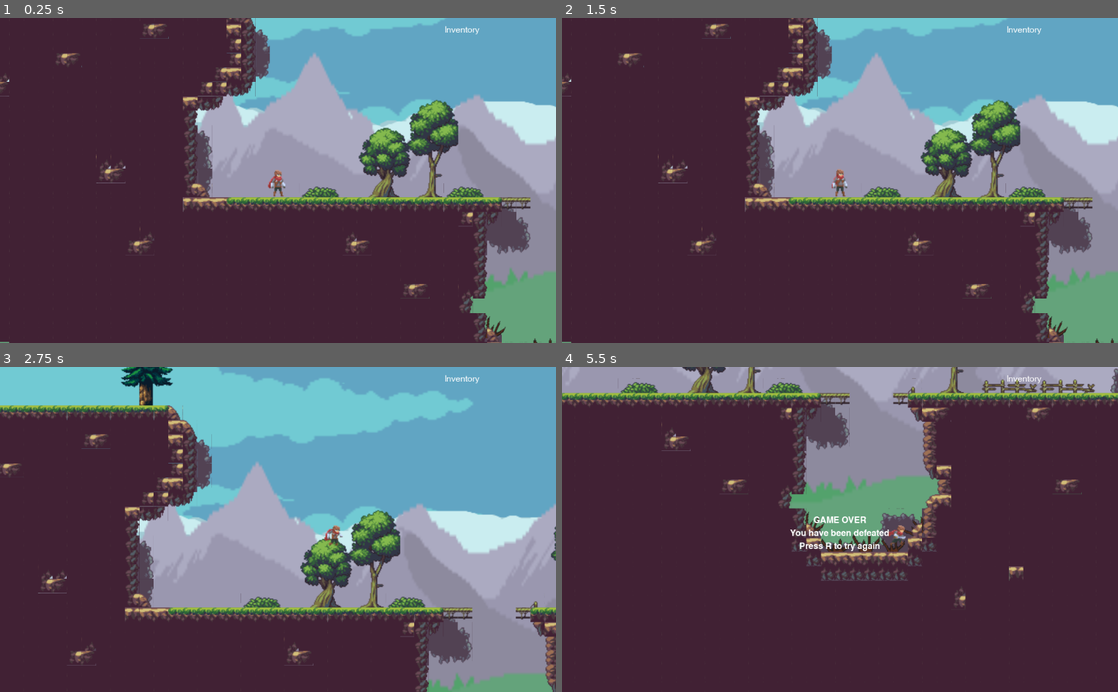
Above: before the commit, frames 1-4 (two rows, left to right).
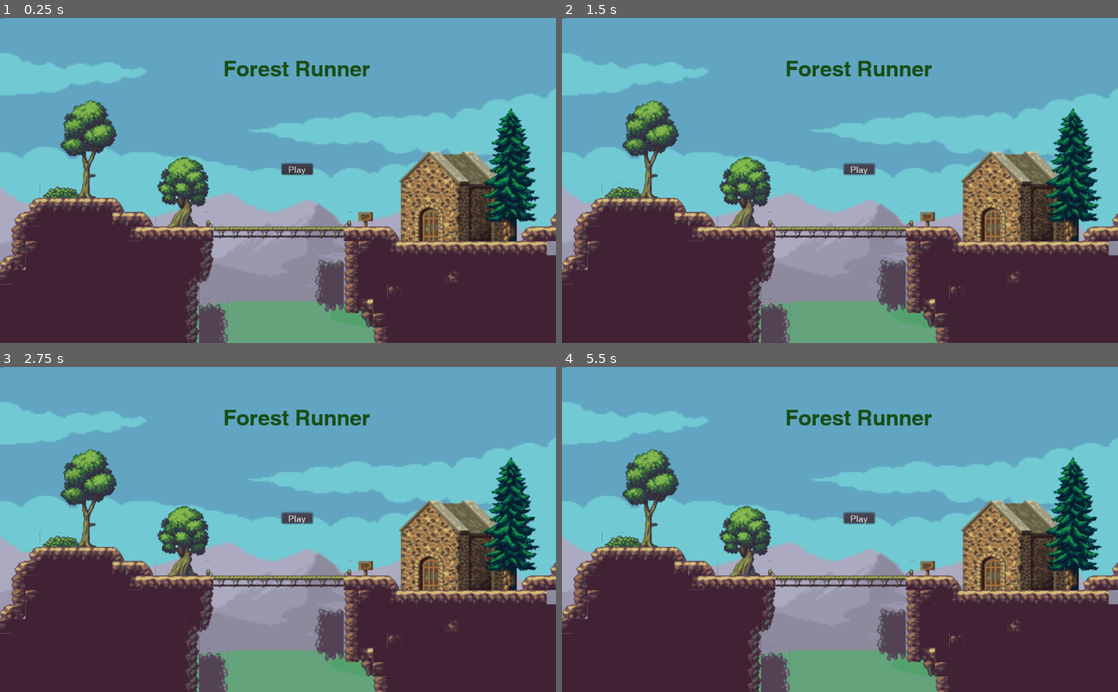
Above: after the commit, the same moments.

Repository: jdibble21/P2-Forest-Run
Game: Godot game, scene res://src/Menu.tscn
Same seed, same stepped clock (60 frames per second), same inputs: the game is played once before the commit and once after it. Before the commit the project starts from res://src/World.tscn.
Inputs (mouse positions are in pixels of both pictures, inside the frame that each line leads up to):
- Up to frame 1 (0.25 s): no input
- Up to frame 2 (1.5 s): click (856, 167) at 0.5 s, where only the run after the commit has a clickable "Play"; click (856, 167) at 1.25 s, where only the run after the commit has a clickable "Play"
- Up to frame 3 (2.75 s): tap Enter at 2 s; hold D (move_right) from 2.03 s (still down); hold Space (attack) from 2.03 s (still down); tap W (jump) at 2.27, 2.3, 2.57 s
- Up to frame 4 (5.5 s): release Space (attack) at 2.78 s; tap W (jump) at 2.85, 3.02, 3.32, 3.8, 4.52, 4.82, 5.1, 5.27 s; tap Space (attack) at 3.05, 4.35 s; release D (move_right) at 3.53 s; hold A (move_left) 3.53-4.28 s; hold Space (attack) 3.53-4.28 s; hold D (move_right) from 4.28 s (still down)

The runs differ from the first frame. In frame 1, 68% of the frame differs, in the area x 0-100%, y 0-100%; in frame 2, 68%; in frame 3, 68%; in frame 4, 75%.

Commit message:
Fix player attack

Diff:
--- a/project/project.godot
+++ b/project/project.godot
@@ -16,7 +16,7 @@
 [application]
 
 config/name="P2-Forest-Run"
-run/main_scene="res://src/World.tscn"
+run/main_scene="res://src/Menu.tscn"
 config/icon="res://icon.png"
 
 [input]
--- a/project/src/Enemy.gd
+++ b/project/src/Enemy.gd
@@ -2,8 +2,8 @@
 extends KinematicBody2D
 
 signal hit_player
-signal defeated
-
+signal defeated(node)
+signal _player_is_detected(node,area)
 const SPEED := 50
 const GRAVITY := 30
 
@@ -15,10 +15,9 @@
 var _velocity := Vector2(0,0)
 
 export var _patrol_distance := 4.0
-
 onready var _animation_control := $AnimatedSprite
 onready var _detection_box := $Area2D/CollisionShape2D
-
+onready var _ripple_animation = $DeathRippleEffect
 func _ready():
 	pass
 
@@ -66,22 +65,17 @@
 		emit_signal("hit_player")
 
 
-func _enemy1_has_been_defeated():
-	#_enemy1.set_process(false)
-	#_enemy1_animator.play("death")
-	#get_node("/root/World/Enemy1/CollisionShape2D").disabled = true
-	pass
-
-
-func _enemy2_has_been_defeated():
-	#_enemy2.set_process(false)
-	#_enemy2_animator.play("death")
-	#get_node("/root/World/Enemy2/CollisionShape2D").disabled = true
-	pass
+func _defeat():
+	self.set_process(false)
+	_animation_control.play("death")
+	_detection_box.disabled = true
+	_ripple_animation.play("ripple_effect")
+	$CollisionShape2D.disabled = true
 
 
 func _on_Area2D_area_entered(_area):
 	_player_detected = true
+	emit_signal("_player_is_detected",self, $Area2D)
 
 
 func _on_Area2D_area_exited(_area):
--- a/project/src/Player.gd
+++ b/project/src/Player.gd
@@ -3,8 +3,8 @@
 extends KinematicBody2D
 
 signal player_death
-signal player_hit_enemy1
-signal player_hit_enemy2
+signal enemy1_hit
+signal enemy2_hit
 
 const SPEED := 180
 const GRAVITY := 30
@@ -12,6 +12,7 @@
 
 var _velocity := Vector2(0,0)
 var has_sword
+var is_attacking = false
 
 
 onready var _player_hitbox = $Area2D
@@ -24,9 +25,12 @@
 
 func _physics_process(_delta):
 	if Input.is_action_pressed("attack") and has_sword:
-		_sword_swing_sound.play() # issues here
+		#_sword_swing_sound.play() issues here
+		is_attacking = true
+		_check_for_enemy()
 		_play_attack_animation()
 		return
+	is_attacking = false
 	if is_on_floor() and (!Input.is_action_pressed("move_left") and (!Input.is_action_pressed("move_right"))):
 		_play_idle_animation()
 	if Input.is_action_pressed("move_right"):
@@ -53,7 +57,15 @@
 func _play_attack_animation():
 	_animation_control.play("attack")
 
-
+func _check_for_enemy():
+	var overlap_area = ""
+	if !($Area2D.get_overlapping_areas().empty()):
+		overlap_area = str($Area2D.get_overlapping_areas()[0])
+		if overlap_area == "[Area2D:1526]":
+			emit_signal("enemy1_hit")
+		if overlap_area == "[Area2D:2564]":
+			emit_signal("enemy2_hit")
+			print("enemty 2")
 func _play_idle_animation():
 	if has_sword:
 		_animation_control.play("idle_sword")
--- a/project/src/Player.tscn
+++ b/project/src/Player.tscn
@@ -37,30 +37,30 @@
 "name": "idle",
 "speed": 2.5
 }, {
+"frames": [ ExtResource( 22 ), ExtResource( 23 ), ExtResource( 24 ), ExtResource( 21 ), ExtResource( 20 ) ],
+"loop": true,
+"name": "attack",
+"speed": 15.0
+}, {
 "frames": [ ExtResource( 10 ), ExtResource( 11 ), ExtResource( 12 ), ExtResource( 2 ), ExtResource( 1 ), ExtResource( 7 ) ],
 "loop": true,
 "name": "run",
 "speed": 10.0
 }, {
-"frames": [ ExtResource( 5 ), ExtResource( 3 ) ],
+"frames": [ ExtResource( 4 ), ExtResource( 14 ), ExtResource( 15 ), ExtResource( 8 ) ],
 "loop": false,
-"name": "jump",
-"speed": 10.0
-}, {
-"frames": [ ExtResource( 22 ), ExtResource( 23 ), ExtResource( 24 ), ExtResource( 21 ), ExtResource( 20 ) ],
-"loop": true,
-"name": "attack",
-"speed": 15.0
+"name": "death",
+"speed": 5.0
 }, {
 "frames": [ ExtResource( 18 ), ExtResource( 16 ), ExtResource( 19 ), ExtResource( 17 ) ],
 "loop": true,
 "name": "idle_sword",
 "speed": 5.0
 }, {
-"frames": [ ExtResource( 4 ), ExtResource( 14 ), ExtResource( 15 ), ExtResource( 8 ) ],
+"frames": [ ExtResource( 5 ), ExtResource( 3 ) ],
 "loop": false,
-"name": "death",
-"speed": 5.0
+"name": "jump",
+"speed": 10.0
 } ]
 
 [sub_resource type="RectangleShape2D" id=3]
--- a/project/src/World.gd
+++ b/project/src/World.gd
@@ -1,4 +1,4 @@
-# Controls game progress, item pickups, and game end scenarios
+# Controls game progress, item pickups, and game events
 extends Node2D
 
 signal game_over
@@ -13,18 +13,23 @@
 onready var _HUD_swordhint_label := $Player/Camera2D/HUD/AttackHintLabel
 onready var _music_loop := $MusicLoop
 onready var _gameover_sound = $GameOver
+onready var _enemy_one
+onready var _enemy_two
 
 func _ready():
-	var _enemy_one = ENEMY_NODE.instance()
-	var _enemy_two = ENEMY_NODE.instance()
+	_enemy_one = ENEMY_NODE.instance()
+	_enemy_two = ENEMY_NODE.instance()
 	_enemy_one.position = Vector2(1403.41,214.242)
 	_enemy_two.position = Vector2(1984.34,229.023)
 	_enemy_one.connect("hit_player", self, "_on_player_hit")
+	_enemy_one.connect("defeated", self, "_on_enemy_defeat")
 	_enemy_two.connect("hit_player", self, "_on_player_hit")
+	_enemy_two.connect("defeated", self, "_on_enemy_defeat")
 	self.add_child(_enemy_one)
 	self.add_child(_enemy_two)
 	self.connect("game_over", self, "_game_over")
 	_player.connect("player_death", self, "_game_over")
+	_player.connect("enemy1_hit", self, "_on_enemy1_defeat")
 	_sword_pickup_animation.play("standby")
 	_HUD_gameover_label.hide()
 	_HUD_swordinventory_image.hide()
@@ -37,14 +42,20 @@
 	if Input.is_action_just_pressed("reload_game"):
 		get_tree().reload_current_scene()
 
-
 func _on_player_hit():
 	emit_signal("game_over")
 	$Player/AnimatedSprite.play("death")
 	_player.set_physics_process(false)
 
 
-func _on_Area2D_area_entered(_area):
+func _on_enemy1_defeat():
+	_enemy_one._defeat()
+
+
+func _on_enemy2_defeat():
+	_enemy_two.defeat()
+
+func _on_sword_area_entered(_area):
 	_sword_pickup.hide()
 	$Player.has_sword = true
 	_HUD_swordinventory_image.show()
@@ -57,6 +68,8 @@
 	_HUD_swordhint_label.hide()
 
 
+
+
 func _game_over():
 	_HUD_gameover_label.show()
 	_music_loop.stop()
--- a/project/src/World.tscn
+++ b/project/src/World.tscn
@@ -1056,11 +1056,13 @@
 
 [node name="MusicLoop" type="AudioStreamPlayer" parent="."]
 stream = ExtResource( 16 )
+volume_db = -15.0
 
 [node name="GameOver" type="AudioStreamPlayer" parent="."]
 stream = ExtResource( 17 )
+volume_db = -15.0
 [connection signal="area_entered" from="SpikePit1/DeathArea" to="Player" method="_on_DeathArea_area_entered"]
 [connection signal="area_entered" from="SpikePit2/DeathArea" to="Player" method="_on_DeathArea_area_entered"]
 [connection signal="area_entered" from="SpikePit3/Death Area" to="Player" method="_on_DeathArea_area_entered"]
-[connection signal="area_entered" from="AreaSwordPickup" to="." method="_on_Area2D_area_entered"]
+[connection signal="area_entered" from="AreaSwordPickup" to="." method="_on_sword_area_entered"]
 [connection signal="area_entered" from="FinishDetect" to="." method="_on_FinishArea_entered"]
